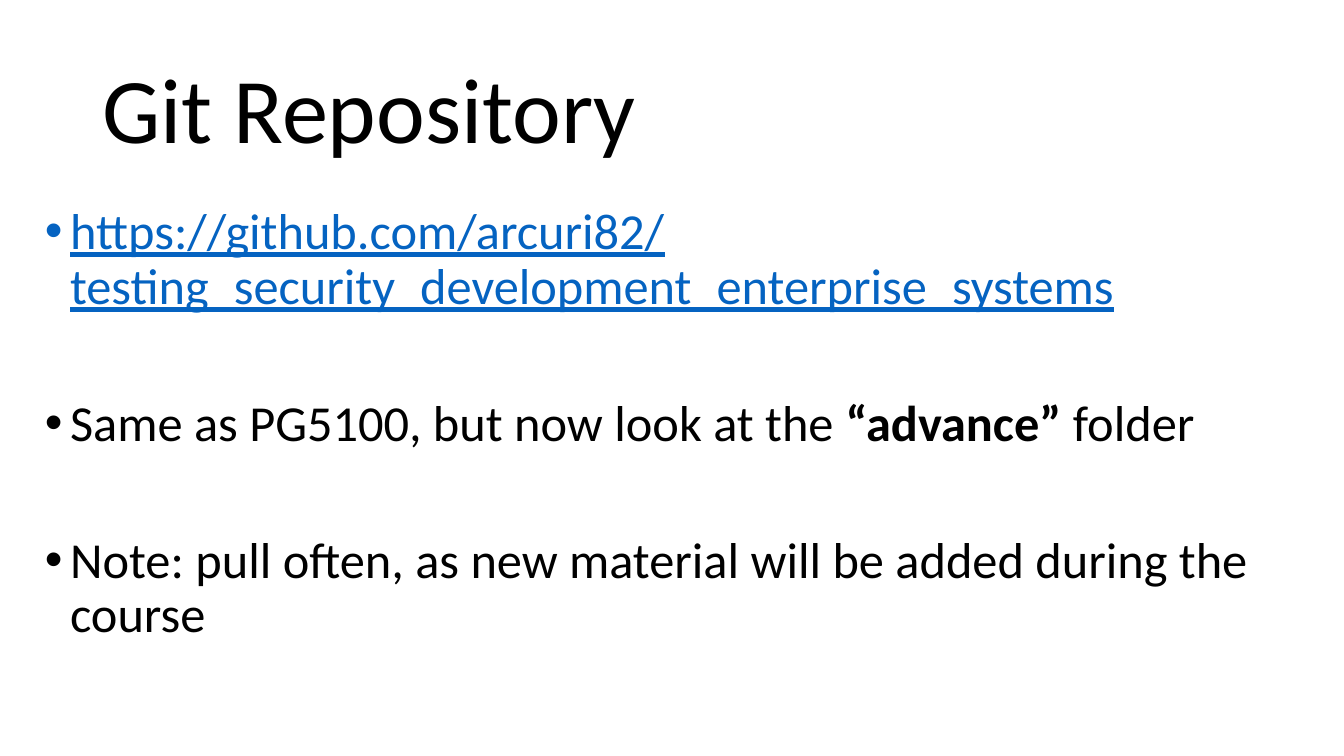
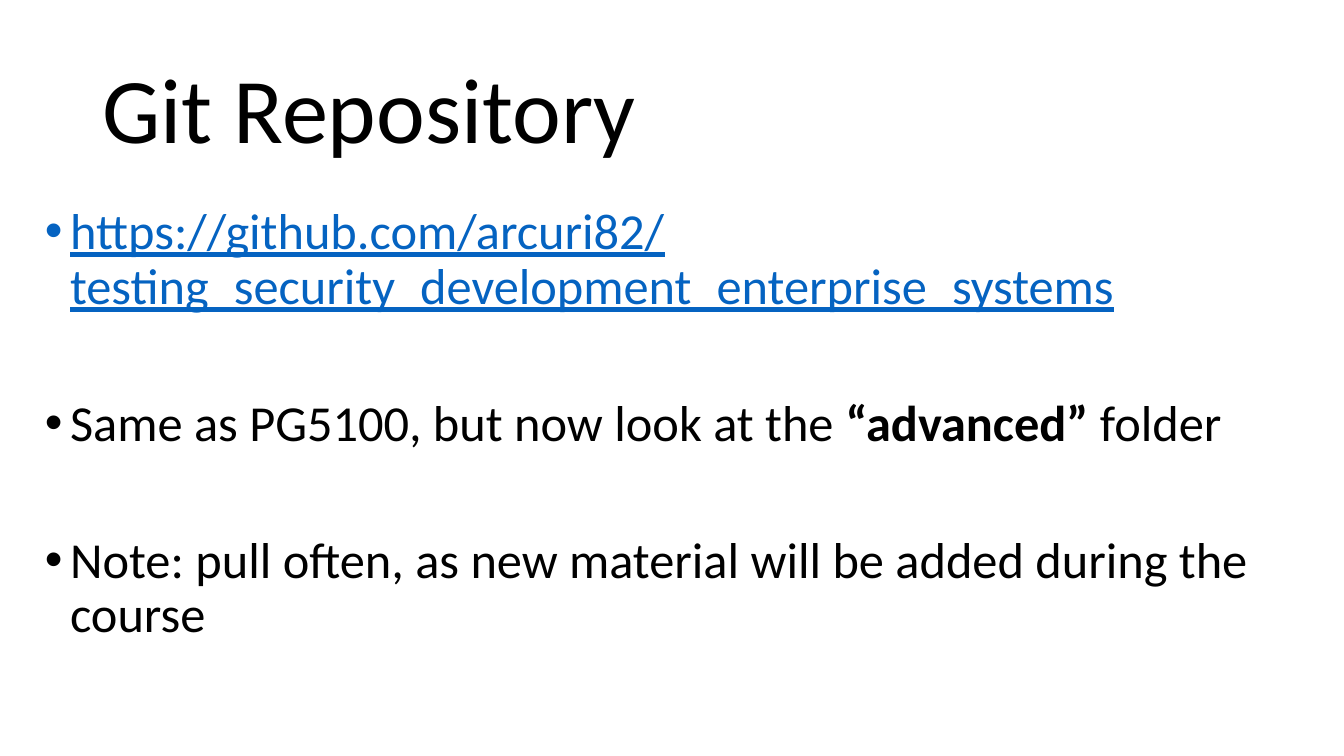
Before and after one commit to arcuri82/testing_security_development_enterprise_systems, a slide deck: slide 5 of doc/advanced/slides/lesson_01_intro.pptx. Drawn at 1344x756 pixels with LibreOffice and Linux fonts; fonts in the diff are those of the drawing. Boxes give left, top, right and bottom in pixels: in the first picture for what was removed or moved away, otherwise in the second. Text is boxed around its words. In the diff, an @@ line names an element or a change of style, - is before the commit and + after.

```diff
--- a/doc/advanced/slides/lesson_01_intro.pptx
+++ b/doc/advanced/slides/lesson_01_intro.pptx
@@ text at (x1=70, y1=404, x2=1221, y2=448): text changed @@
-• Same as PG5100, but now look at the “advance” folder
+• Same as PG5100, but now look at the “advanced” folder
```
Also in this commit, not shown: 1 other slide changed, 1 other file.
